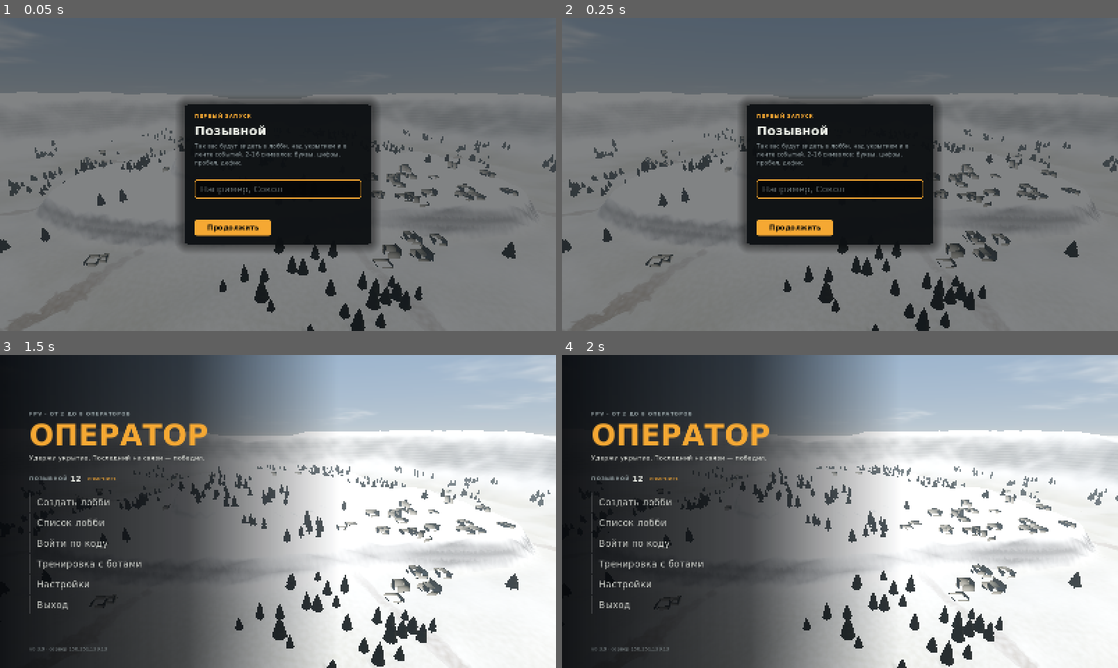
Above: before the commit, frames 1-4 (two rows, left to right).
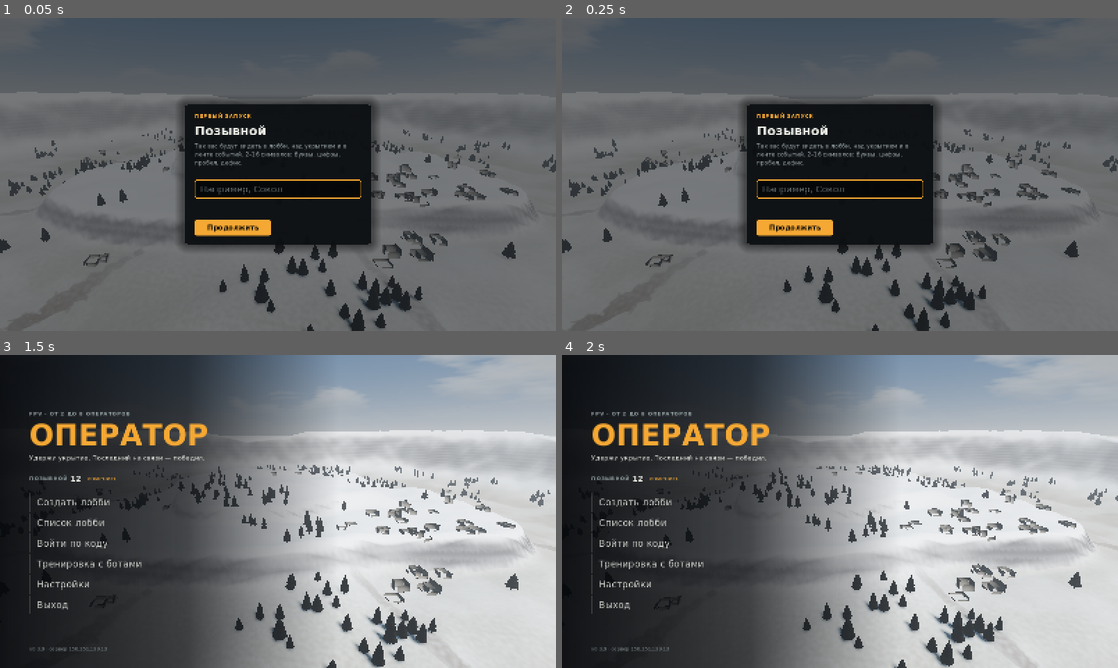
Above: after the commit, the same moments.

Repository: sevensave/operator
Game: Godot game, scene res://main.tscn
The game is run twice, just before and just after one commit, with the same random seed, the same clock (stepped at 60 frames per second) and the same inputs.
Inputs (mouse positions are in pixels of both pictures, inside the frame that each line leads up to):
- Up to frame 1 (0.05 s): no input
- Up to frame 2 (0.25 s): no input
- Up to frame 3 (1.5 s): click (278, 527) at 0.52 s; type "12" at 0.6 s; tap Enter at 1.25 s; move the mouse to (400, 495) at 1.27 s; hold D from 1.28 s (still down); tap Q at 1.35 s; click (400, 495) at 1.42 s
- Up to frame 4 (2 s): keep holding D; tap Space at 1.52 s

The runs differ from the first frame. In frame 1, 0.5% of the frame differs, in the area x 5-92%, y 4-100%; in frame 2, 0.5%; in frame 3, 34%, in the area x 42-100%, y 0-100%; in frame 4, 33%.

Commit message:
Свет и кадр: AgX, приглушённая гамма, автоэкспозиция FPV-камеры, SSAO/SSIL, SDFGI на высоком, TAA, мягкие тени, объёмные облака и рассеяние у горизонта

Diff:
--- a/boot.gd
+++ b/boot.gd
@@ -62,8 +62,14 @@
 	if _t >= _shot_at:
 		var img := get_viewport().get_texture().get_image()
 		img.save_png(_shot_path)
+		var small := img.duplicate() as Image
+		small.resize(64, 36, Image.INTERPOLATE_BILINEAR)
+		var luma := 0.0
+		for y in 36:
+			for x in 64:
+				luma += small.get_pixel(x, y).get_luminance()
 		print("screenshot: ", _shot_path, "  fps: ", Engine.get_frames_per_second(), "  draw calls: ", RenderingServer.get_rendering_info(RenderingServer.RENDERING_INFO_TOTAL_DRAW_CALLS_IN_FRAME),
 			"  primitives: ", RenderingServer.get_rendering_info(RenderingServer.RENDERING_INFO_TOTAL_PRIMITIVES_IN_FRAME),
-			"  gpu ms: %.2f  cpu ms: %.2f" % [_gpu_sum / maxi(_frames, 1), _cpu_sum / maxi(_frames, 1)])
+			"  gpu ms: %.2f  cpu ms: %.2f  luma: %.3f" % [_gpu_sum / maxi(_frames, 1), _cpu_sum / maxi(_frames, 1), luma / (64.0 * 36.0)])
 		_shot_path = ""
 		get_tree().quit()
--- a/game/match_view.gd
+++ b/game/match_view.gd
@@ -85,8 +85,10 @@
 	cam.fov = Settings.fov
 	cam.near = 0.05
 	cam.far = 4000.0
+	cam.attributes = WorldBuilder.camera_attributes(feed.terrain.preset.daytime)
 	add_child(cam)
 	cam.current = true
+	WorldBuilder.apply_viewport(get_viewport(), quality)
 
 	var post_layer := CanvasLayer.new()
 	post_layer.layer = 0
--- a/game/world_builder.gd
+++ b/game/world_builder.gd
@@ -17,38 +17,47 @@
 
 
 ## Наборы времени суток/погоды: свет, небо, туман, экспозиция.
+## Соотношение солнце/небо — как у реальной освещённости: ясным днём прямой свет в 4–5 раз
+## сильнее рассеянного, в пасмурно/туман почти весь свет — от неба, ночью луна слабая и холодная.
+## ang — угловой размер источника (мягкость теней), haze — рассеяние у горизонта,
+## ae_iso/ae_scale — опорная чувствительность и цель автоэкспозиции FPV-камеры.
 static func atmosphere(daytime: int) -> Dictionary:
 	match daytime:
 		MapPreset.Daytime.DAWN:
-			return {"elev": 9.0, "sun": Color(1.0, 0.72, 0.50), "energy": 1.25, "top": Color(0.28, 0.36, 0.56),
-				"horizon": Color(0.95, 0.70, 0.55), "fog": Color(0.80, 0.66, 0.58), "density": 0.0011,
-				"ambient": Color(0.55, 0.50, 0.55), "amb_energy": 0.5, "sky_amb": 0.7, "exposure": 1.05,
-				"clouds": 0.42, "cloud": Color(1.0, 0.80, 0.68), "cloud_shade": Color(0.48, 0.42, 0.50), "vol": 0.006}
+			return {"elev": 9.0, "sun": Color(1.0, 0.70, 0.48), "energy": 1.7, "top": Color(0.26, 0.34, 0.52),
+				"horizon": Color(0.92, 0.70, 0.56), "fog": Color(0.78, 0.66, 0.60), "density": 0.0011,
+				"ambient": Color(0.55, 0.50, 0.55), "amb_energy": 0.45, "sky_amb": 0.75, "exposure": 1.0,
+				"clouds": 0.42, "cloud": Color(1.0, 0.80, 0.68), "cloud_shade": Color(0.46, 0.42, 0.50), "vol": 0.006,
+				"ang": 0.6, "haze": 0.9, "sky_e": 1.0, "scatter": 0.35, "ae_lum": 0.30, "ae_up": 1.5}
 		MapPreset.Daytime.DUSK:
-			return {"elev": 7.0, "sun": Color(1.0, 0.55, 0.32), "energy": 1.3, "top": Color(0.20, 0.22, 0.40),
-				"horizon": Color(0.98, 0.55, 0.35), "fog": Color(0.70, 0.50, 0.42), "density": 0.0010,
-				"ambient": Color(0.50, 0.42, 0.48), "amb_energy": 0.5, "sky_amb": 0.7, "exposure": 1.08,
-				"clouds": 0.5, "cloud": Color(1.0, 0.62, 0.42), "cloud_shade": Color(0.36, 0.30, 0.40), "vol": 0.006}
+			return {"elev": 7.0, "sun": Color(1.0, 0.55, 0.32), "energy": 1.7, "top": Color(0.20, 0.22, 0.40),
+				"horizon": Color(0.96, 0.56, 0.38), "fog": Color(0.68, 0.50, 0.44), "density": 0.0010,
+				"ambient": Color(0.50, 0.42, 0.48), "amb_energy": 0.45, "sky_amb": 0.75, "exposure": 1.0,
+				"clouds": 0.5, "cloud": Color(1.0, 0.62, 0.42), "cloud_shade": Color(0.34, 0.29, 0.38), "vol": 0.006,
+				"ang": 0.6, "haze": 1.0, "sky_e": 0.95, "scatter": 0.4, "ae_lum": 0.28, "ae_up": 1.5}
 		MapPreset.Daytime.OVERCAST:
-			return {"elev": 42.0, "sun": Color(0.86, 0.89, 0.93), "energy": 0.6, "top": Color(0.50, 0.54, 0.58),
+			return {"elev": 42.0, "sun": Color(0.86, 0.89, 0.93), "energy": 0.4, "top": Color(0.50, 0.54, 0.58),
 				"horizon": Color(0.70, 0.72, 0.73), "fog": Color(0.62, 0.64, 0.66), "density": 0.0016,
-				"ambient": Color(0.62, 0.65, 0.70), "amb_energy": 0.85, "sky_amb": 0.8, "exposure": 1.02,
-				"clouds": 0.88, "cloud": Color(0.80, 0.81, 0.83), "cloud_shade": Color(0.46, 0.48, 0.52), "vol": 0.008, "disk": 0.0}
+				"ambient": Color(0.62, 0.65, 0.70), "amb_energy": 1.0, "sky_amb": 0.9, "exposure": 1.0,
+				"clouds": 0.9, "cloud": Color(0.76, 0.77, 0.78), "cloud_shade": Color(0.50, 0.51, 0.52), "vol": 0.008, "disk": 0.0,
+				"ang": 6.0, "haze": 0.15, "sky_e": 1.0, "scatter": 0.0, "ae_lum": 0.40, "ae_up": 1.4}
 		MapPreset.Daytime.FOG:
-			return {"elev": 28.0, "sun": Color(0.96, 0.93, 0.86), "energy": 0.75, "top": Color(0.62, 0.65, 0.68),
+			return {"elev": 28.0, "sun": Color(0.96, 0.93, 0.86), "energy": 0.55, "top": Color(0.62, 0.65, 0.68),
 				"horizon": Color(0.78, 0.79, 0.80), "fog": Color(0.74, 0.76, 0.77), "density": 0.0042,
-				"ambient": Color(0.70, 0.72, 0.74), "amb_energy": 0.8, "sky_amb": 0.8, "exposure": 1.0,
-				"clouds": 0.7, "cloud": Color(0.88, 0.89, 0.90), "cloud_shade": Color(0.62, 0.64, 0.66), "vol": 0.008, "disk": 0.3}
+				"ambient": Color(0.70, 0.72, 0.74), "amb_energy": 0.9, "sky_amb": 0.85, "exposure": 1.0,
+				"clouds": 0.7, "cloud": Color(0.88, 0.89, 0.90), "cloud_shade": Color(0.62, 0.64, 0.66), "vol": 0.008, "disk": 0.3,
+				"ang": 3.0, "haze": 0.3, "sky_e": 1.0, "scatter": 0.25, "ae_lum": 0.45, "ae_up": 1.3}
 		MapPreset.Daytime.NIGHT:
-			return {"elev": 38.0, "sun": Color(0.55, 0.66, 1.0), "energy": 0.5, "top": Color(0.02, 0.03, 0.08),
+			return {"elev": 38.0, "sun": Color(0.55, 0.66, 1.0), "energy": 0.35, "top": Color(0.02, 0.03, 0.08),
 				"horizon": Color(0.10, 0.13, 0.22), "fog": Color(0.10, 0.12, 0.19), "density": 0.0011,
-				"ambient": Color(0.26, 0.32, 0.52), "amb_energy": 0.7, "sky_amb": 0.3, "exposure": 1.55,
+				"ambient": Color(0.26, 0.32, 0.52), "amb_energy": 0.6, "sky_amb": 0.3, "exposure": 1.5,
 				"clouds": 0.3, "cloud": Color(0.22, 0.25, 0.34), "cloud_shade": Color(0.06, 0.07, 0.11), "vol": 0.004,
-				"stars": 1.0, "moon": 1.0}
-	return {"elev": 48.0, "sun": Color(1.0, 0.95, 0.86), "energy": 1.6, "top": Color(0.28, 0.44, 0.66),
-		"horizon": Color(0.70, 0.74, 0.76), "fog": Color(0.64, 0.68, 0.70), "density": 0.0007,
-		"ambient": Color(0.60, 0.64, 0.66), "amb_energy": 0.55, "sky_amb": 0.85, "exposure": 0.95,
-		"clouds": 0.35, "cloud": Color(0.98, 0.98, 0.97), "cloud_shade": Color(0.60, 0.64, 0.70), "vol": 0.003}
+				"stars": 1.0, "moon": 1.0, "ang": 0.5, "haze": 0.2, "sky_e": 1.0, "scatter": 0.05, "ae_lum": 0.07, "ae_up": 1.0}
+	return {"elev": 48.0, "sun": Color(1.0, 0.95, 0.87), "energy": 2.2, "top": Color(0.26, 0.42, 0.66),
+		"horizon": Color(0.70, 0.75, 0.80), "fog": Color(0.64, 0.68, 0.72), "density": 0.0007,
+		"ambient": Color(0.60, 0.64, 0.66), "amb_energy": 0.5, "sky_amb": 0.9, "exposure": 1.0,
+		"clouds": 0.35, "cloud": Color(0.98, 0.98, 0.97), "cloud_shade": Color(0.58, 0.62, 0.68), "vol": 0.003,
+		"ang": 0.55, "haze": 0.6, "sky_e": 1.0, "scatter": 0.2, "ae_lum": 0.50, "ae_up": 1.4}
 
 
 ## Палитры биомов для земли, деревьев и дальнего пола.
@@ -77,6 +86,7 @@
 
 static func _environment(root: Node3D, quality: int, preset: MapPreset) -> void:
 	var at := atmosphere(preset.daytime)
+	var night := preset.daytime == MapPreset.Daytime.NIGHT
 	var sky_mat := ShaderMaterial.new()
 	sky_mat.shader = SKY_SHADER
 	sky_mat.set_shader_parameter("top_color", at.top)
@@ -91,11 +101,14 @@
 	sky_mat.set_shader_parameter("stars", at.get("stars", 0.0))
 	sky_mat.set_shader_parameter("sun_disk", at.get("disk", 1.0))
 	sky_mat.set_shader_parameter("moon", at.get("moon", 0.0))
+	sky_mat.set_shader_parameter("haze", at.haze)
+	sky_mat.set_shader_parameter("sky_energy", at.sky_e)
+	sky_mat.set_shader_parameter("cloud_steps", [3, 6, 8][clampi(quality, 0, 2)])
 	var sky := Sky.new()
 	sky.sky_material = sky_mat
-	# Облака движутся (TIME) — отражения обновляем постепенно и в малом разрешении.
+	# Облака движутся (TIME) — отражения обновляем постепенно.
 	sky.process_mode = Sky.PROCESS_MODE_INCREMENTAL
-	sky.radiance_size = Sky.RADIANCE_SIZE_64
+	sky.radiance_size = Sky.RADIANCE_SIZE_256 if quality >= 1 else Sky.RADIANCE_SIZE_64
 	var env := Environment.new()
 	env.background_mode = Environment.BG_SKY
 	env.sky = sky
@@ -103,33 +116,53 @@
 	env.ambient_light_color = at.ambient
 	env.ambient_light_sky_contribution = at.sky_amb
 	env.ambient_light_energy = at.amb_energy
-	env.tonemap_mode = Environment.TONE_MAPPER_ACES
+	env.reflected_light_source = Environment.REFLECTION_SOURCE_SKY
+	# AgX: мягкое плечо и честное выцветание пересветов, как у сенсора дешёвой камеры.
+	env.tonemap_mode = Environment.TONE_MAPPER_AGX
 	env.tonemap_exposure = at.exposure
-	env.tonemap_white = 6.0
+	env.tonemap_agx_white = 8.0
+	env.tonemap_agx_contrast = 1.35
 	env.fog_enabled = true
 	env.fog_light_color = at.fog
 	env.fog_density = at.density
-	env.fog_aerial_perspective = 0.5
+	env.fog_aerial_perspective = 0.65
+	env.fog_sun_scatter = at.get("scatter", 0.15)
 	env.fog_sky_affect = 0.35 if preset.daytime != MapPreset.Daytime.FOG else 0.7
 	env.glow_enabled = true
-	env.glow_intensity = 0.6 if preset.daytime != MapPreset.Daytime.NIGHT else 0.9
-	env.glow_bloom = 0.05
+	env.glow_normalized = true
+	env.glow_intensity = 0.5 if not night else 0.8
+	env.glow_bloom = 0.04
+	env.glow_hdr_threshold = 1.2
+	env.glow_blend_mode = Environment.GLOW_BLEND_MODE_SOFTLIGHT
+	# Приглушённая нейтральная гамма: без «мультяшной» насыщенности.
 	env.adjustment_enabled = true
-	env.adjustment_saturation = 1.08 if preset.daytime != MapPreset.Daytime.NIGHT else 0.7
-	env.adjustment_contrast = 1.12
-	if quality >= 2:
+	env.adjustment_saturation = 0.9 if not night else 0.6
+	env.adjustment_contrast = 1.0
+	if quality >= 1:
+		env.ssao_enabled = true
+		env.ssao_radius = 1.6
+		env.ssao_intensity = 1.6
+		env.ssao_power = 1.4
+		env.ssao_light_affect = 0.15
+		env.ssil_enabled = true
+		env.ssil_radius = 4.0
+		env.ssil_intensity = 0.7
 		env.volumetric_fog_enabled = true
-		env.volumetric_fog_density = at.vol
+		env.volumetric_fog_density = at.vol * (1.0 if quality >= 2 else 0.8)
 		env.volumetric_fog_albedo = (at.fog as Color).lightened(0.2)
-		env.volumetric_fog_length = 220.0
+		env.volumetric_fog_length = 220.0 if quality >= 2 else 140.0
+		env.volumetric_fog_detail_spread = 2.0
 		env.volumetric_fog_anisotropy = 0.6
 		env.volumetric_fog_ambient_inject = 0.7   # туман подсвечен небом, а не только солнцем — не темнеет
-		env.ssao_enabled = true
-		env.ssao_radius = 1.5
-		env.ssil_enabled = true
-		env.ssil_intensity = 0.6
-	if quality >= 1:
-		env.sdfgi_enabled = false
+		env.volumetric_fog_sky_affect = 0.0
+	if quality >= 2:
+		env.sdfgi_enabled = true
+		env.sdfgi_use_occlusion = true
+		env.sdfgi_read_sky_light = true
+		env.sdfgi_cascades = 4
+		env.sdfgi_min_cell_size = 0.4
+		env.sdfgi_energy = 0.8
+		env.ssil_enabled = false   # SDFGI даёт отражённый свет сам
 	var we := WorldEnvironment.new()
 	we.environment = env
 	root.add_child(we)
@@ -138,13 +171,66 @@
 	sun.rotation = Vector3(deg_to_rad(-at.elev), preset.sun_azimuth, 0)
 	sun.light_color = at.sun
 	sun.light_energy = at.energy
-	sun.light_angular_distance = 0.5
+	# Угловой размер источника — мягкость теней: солнце ясным днём, рассеянный свет в пасмурно/туман.
+	sun.light_angular_distance = at.ang
 	sun.shadow_enabled = quality >= 1
-	sun.directional_shadow_max_distance = 260.0 if quality >= 2 else 160.0
-	sun.directional_shadow_mode = DirectionalLight3D.SHADOW_PARALLEL_4_SPLITS if quality >= 2 else DirectionalLight3D.SHADOW_PARALLEL_2_SPLITS
+	sun.shadow_blur = 1.0 + at.ang * 0.4
+	sun.shadow_bias = 0.04
+	sun.shadow_normal_bias = 1.2
+	sun.directional_shadow_max_distance = 320.0 if quality >= 2 else 220.0
+	sun.directional_shadow_mode = DirectionalLight3D.SHADOW_PARALLEL_4_SPLITS
+	sun.directional_shadow_split_1 = 0.06
+	sun.directional_shadow_split_2 = 0.16
+	sun.directional_shadow_split_3 = 0.4
+	sun.directional_shadow_blend_splits = quality >= 2
+	sun.directional_shadow_fade_start = 0.85
 	sun.light_volumetric_fog_energy = 1.4
 	sun.name = "Sun"
 	root.add_child(sun)
+
+
+## Атрибуты FPV-камеры: инерционная автоэкспозиция в пределах, заданных временем суток
+## (ночь не вытягивается в день, против солнца кадр темнеет, в тени — светлеет).
+static func camera_attributes(daytime: int) -> CameraAttributesPractical:
+	var at := atmosphere(daytime)
+	var ca := CameraAttributesPractical.new()
+	ca.auto_exposure_enabled = true
+	ca.auto_exposure_speed = 0.9
+	# Опорная средняя яркость сцены ae_lum даёт ту же экспозицию, что ручная tonemap_exposure.
+	# Вытянуть тёмный кадр можно не больше чем в ae_up раз, затемнить яркий — до 2,5 раза.
+	# Пределы задаются чувствительностью (ISO): яркость = ISO × 12,5 / 100 / 100.
+	var lum: float = at.ae_lum
+	ca.auto_exposure_scale = lum
+	ca.auto_exposure_min_sensitivity = lum / float(at.ae_up) / 0.00125
+	ca.auto_exposure_max_sensitivity = lum * 2.5 / 0.00125
+	return ca
+
+
+## Настройки вьюпорта и глобальные качества эффектов по уровню графики.
+## 0 — MSAA+FXAA как раньше; 1–2 — TAA (сглаживает и мелкую листву/траву, и тени).
+static func apply_viewport(vp: Viewport, quality: int) -> void:
+	if vp == null:
+		return
+	if quality >= 1:
+		vp.msaa_3d = Viewport.MSAA_DISABLED
+		vp.screen_space_aa = Viewport.SCREEN_SPACE_AA_DISABLED
+		vp.use_taa = true
+	else:
+		vp.msaa_3d = Viewport.MSAA_2X
+		vp.screen_space_aa = Viewport.SCREEN_SPACE_AA_FXAA
+		vp.use_taa = false
+	vp.use_debanding = quality >= 1
+	vp.anisotropic_filtering_level = Viewport.ANISOTROPY_4X if quality <= 1 else Viewport.ANISOTROPY_16X
+	var rs := RenderingServer
+	if quality >= 2:
+		rs.environment_set_volumetric_fog_volume_size(64, 64)
+		rs.environment_set_ssao_quality(RenderingServer.ENV_SSAO_QUALITY_HIGH, true, 0.5, 2, 50.0, 300.0)
+		rs.environment_set_ssil_quality(RenderingServer.ENV_SSIL_QUALITY_MEDIUM, true, 0.5, 4, 50.0, 300.0)
+	else:
+		rs.environment_set_volumetric_fog_volume_size(48, 32)
+		rs.environment_set_ssao_quality(RenderingServer.ENV_SSAO_QUALITY_MEDIUM, true, 0.5, 2, 50.0, 300.0)
+		rs.environment_set_ssil_quality(RenderingServer.ENV_SSIL_QUALITY_LOW, true, 0.5, 2, 50.0, 300.0)
+	rs.directional_soft_shadow_filter_set_quality(RenderingServer.SHADOW_QUALITY_SOFT_MEDIUM if quality >= 2 else RenderingServer.SHADOW_QUALITY_SOFT_LOW)
 
 
 ## Косметические осадки вокруг камеры (только при quality ≥ 1). null — если на карте сухо.
--- a/shaders/sky.gdshader
+++ b/shaders/sky.gdshader
@@ -1,6 +1,6 @@
 shader_type sky;
-// Небо карты: градиент, диск солнца или луны, процедурные облака со сдвигом по ветру,
-// звёзды ночью. Всё из шума, без текстур.
+// Небо карты: градиент с рассеянием у горизонта (дымка ярче к солнцу), диск солнца или луны,
+// объёмные облака (несколько срезов слоя с затенением к свету), звёзды ночью. Всё из шума.
 
 uniform vec3 top_color = vec3(0.30, 0.45, 0.66);
 uniform vec3 horizon_color = vec3(0.70, 0.74, 0.76);
@@ -13,6 +13,9 @@
 uniform float stars : hint_range(0.0, 1.0) = 0.0;
 uniform float sun_disk = 1.0;      // 0 — не рисовать диск (пасмурно)
 uniform float moon = 0.0;          // 1 — диск луны вместо солнца
+uniform float haze = 0.5;          // сила рассеяния у горизонта и вокруг солнца
+uniform float sky_energy = 1.0;    // общая яркость неба (соотношение с солнцем)
+uniform int cloud_steps = 6;       // срезов облачного слоя (качество)
 
 float hash12(vec2 p) {
 	vec3 p3 = fract(vec3(p.xyx) * 0.1031);
@@ -39,39 +42,89 @@
 	return v;
 }
 
+// Плотность облака в точке слоя: y01 — 0 у основания, 1 у верхней кромки.
+// Кромки слоя «съедают» плотность — получаются округлые клубы, а не плоская плёнка.
+float cloud_density(vec2 p, float y01, int oct) {
+	float n = fbm(p + vec2(y01 * 0.35, -y01 * 0.2), oct);
+	float shape = clamp(4.0 * y01 * (1.0 - y01), 0.0, 1.0);
+	float edge = 1.0 - cloud_cover;
+	float th = edge + (1.0 - shape) * 0.22 - 0.08;
+	// Сплошная облачность: при покрытии > 0,75 слой затягивает всё небо, остаётся фактура.
+	float deck = clamp((cloud_cover - 0.75) * 4.0, 0.0, 1.0) * (0.35 + 0.4 * n);
+	return clamp(max((n - th) * 4.5, deck), 0.0, 1.0);
+}
+
+// Фазовая функция Хеньи — Гринштейна: вперёд рассеивающая дымка вокруг солнца.
+float hg(float mu, float g) {
+	float g2 = g * g;
+	return (1.0 - g2) / (12.566 * pow(max(1.0 + g2 - 2.0 * g * mu, 1e-4), 1.5));
+}
+
 void sky() {
 	vec3 d = EYEDIR;
 	float h = d.y;
-	vec3 col = mix(horizon_color, top_color, pow(clamp(h, 0.0, 1.0), 0.45));
-	col = mix(col, ground_color, smoothstep(0.0, -0.12, h));
+	float hp = clamp(h, 0.0, 1.0);
+	// Небо темнее и насыщеннее к зениту, у горизонта — светлая полоса воздушной толщи.
+	vec3 col = mix(horizon_color, top_color, 1.0 - pow(1.0 - hp, 5.0));
+	col = mix(col, horizon_color * 1.08, exp(-hp * 40.0) * 0.6);
+	vec3 lc = vec3(0.0);
+	float mu = 0.0;
+	if (LIGHT0_ENABLED) {
+		lc = LIGHT0_COLOR * LIGHT0_ENERGY;
+		mu = dot(d, LIGHT0_DIRECTION);
+		// Рассеяние: широкое (Рэлей ≈ подсветка всей половины неба к солнцу) и узкое (Ми — ореол).
+		float air = exp(-hp * 6.0);
+		float wide = (0.5 + 0.5 * mu) * air * 0.25;
+		float mie = hg(mu, 0.76) * (0.35 + 0.65 * air);
+		col += lc * haze * (wide + mie * 0.55) * (1.0 - moon * 0.75);
+		col += lc * (pow(max(mu, 0.0), 60.0) * 0.25) * mix(0.3, 1.0, sun_disk) * (1.0 - moon * 0.6);
+		float r = moon > 0.5 ? 0.9997 : 0.99965;
+		float disk = smoothstep(r, r + 0.00012, mu) * sun_disk * smoothstep(-0.01, 0.01, h);
+		col = mix(col, lc * (moon > 0.5 ? 1.6 : 8.0), disk);
+	}
+	col *= sky_energy;
 
-	// Солнце или луна: диск + ореол.
-	if (LIGHT0_ENABLED) {
-		float sd = dot(d, LIGHT0_DIRECTION);
-		vec3 lc = LIGHT0_COLOR * LIGHT0_ENERGY;
-		float glow = pow(max(sd, 0.0), 6.0) * 0.18 + pow(max(sd, 0.0), 60.0) * 0.35;
-		col += lc * glow * (1.0 - moon * 0.6) * mix(0.35, 1.0, sun_disk);
-		float r = moon > 0.5 ? 0.9997 : 0.99965;
-		float disk = smoothstep(r, r + 0.00012, sd) * sun_disk;
-		col = mix(col, lc * (moon > 0.5 ? 1.6 : 6.0), disk);
+	// Объёмные облака: слой между высотами 1 и 1,7 (в условных единицах), несколько срезов.
+	if (h > 0.0 && cloud_cover > 0.01) {
+		int steps = AT_CUBEMAP_PASS ? 3 : cloud_steps;
+		int oct = AT_CUBEMAP_PASS ? 3 : 5;
+		vec2 drift = vec2(cloud_seed) + TIME * cloud_drift;
+		float inv = 1.0 / (h + 0.09);
+		vec2 sun2 = LIGHT0_ENABLED ? LIGHT0_DIRECTION.xz : vec2(0.0);
+		float trans = 1.0;
+		vec3 acc = vec3(0.0);
+		for (int i = 0; i < steps; i++) {
+			float y01 = (float(i) + 0.5) / float(steps);
+			float t = (1.0 + y01 * 0.7) * inv;
+			vec2 p = d.xz * t * 0.55 + drift;
+			float den = cloud_density(p, y01, oct);
+			if (den <= 0.001) continue;
+			// Затенение к свету: две пробы вверх-к-солнцу.
+			float ld = 0.0;
+			if (LIGHT0_ENABLED) {
+				ld += cloud_density(p + sun2 * 0.05, min(y01 + 0.2, 1.0), 3);
+				ld += cloud_density(p + sun2 * 0.12, min(y01 + 0.45, 1.0), 2) * 0.7;
+			}
+			float lit = exp(-ld * 1.6) * (0.55 + 0.45 * y01);
+			lit = mix(lit, 0.55 + 0.2 * den, clamp((cloud_cover - 0.75) * 4.0, 0.0, 1.0) * 0.7);   // сплошная облачность — ровный серый
+			float powder = 1.0 - exp(-den * 2.0);
+			vec3 c = mix(cloud_shade, cloud_color, lit) * sky_energy;
+			c += lc * hg(mu, 0.55) * lit * powder * 0.5 * (1.0 - moon * 0.7);
+			float a = 1.0 - exp(-den * 2.4 * 6.0 / float(steps));
+			acc += trans * a * c;
+			trans *= 1.0 - a;
+			if (trans < 0.02) break;
+		}
+		// Далёкие облака тонут в дымке горизонта.
+		float far = smoothstep(0.0, 0.16, h);
+		float cov = (1.0 - trans) * far;
+		vec3 cc = acc / max(1.0 - trans, 1e-3);
+		cc = mix(horizon_color * sky_energy, cc, smoothstep(0.0, 0.35, h) * 0.6 + 0.4);
+		col = mix(col, cc, cov * 0.96);
 	}
 
-	// Облака: проекция на плоскость, рыхлый fbm.
-	if (h > 0.0 && cloud_cover > 0.01) {
-		vec2 uv = d.xz / (h + 0.09) * 0.55 + vec2(cloud_seed) + TIME * cloud_drift;
-		int oct = AT_CUBEMAP_PASS ? 3 : 5;
-		float n = fbm(uv, oct);
-		float edge = 1.0 - cloud_cover;
-		float c = smoothstep(edge - 0.08, edge + 0.22, n) * smoothstep(0.0, 0.14, h);
-		// Подсветка с солнечной стороны: сдвиг выборки к свету.
-		float lit = 1.0;
-		if (LIGHT0_ENABLED && !AT_CUBEMAP_PASS) {
-			float n2 = fbm(uv + LIGHT0_DIRECTION.xz * 0.06, 4);
-			lit = clamp(1.0 - (n2 - n) * 4.0, 0.4, 1.3);
-		}
-		vec3 cc = mix(cloud_shade, cloud_color, clamp(n * 1.4 - 0.2, 0.0, 1.0)) * lit;
-		col = mix(col, cc, c * 0.92);
-	}
+	// Земля под горизонтом (дальше дальней земли) — цвет дымки.
+	col = mix(col, ground_color * sky_energy, smoothstep(0.0, -0.12, h));
 
 	// Звёзды.
 	if (stars > 0.0 && h > 0.0 && !AT_CUBEMAP_PASS) {
--- a/ui/app.gd
+++ b/ui/app.gd
@@ -111,6 +111,7 @@
 	var t := Terrain.new()
 	t.generate(20251111)
 	WorldBuilder.build(t, backdrop, mini(Settings.quality, 1))
+	WorldBuilder.apply_viewport(get_viewport(), mini(Settings.quality, 1))
 	for i in 8:
 		var col: Color = SimConst.PLAYER_COLORS[i]
 		var s := ShelterBuilder.build(i % 4, col, "", i)
